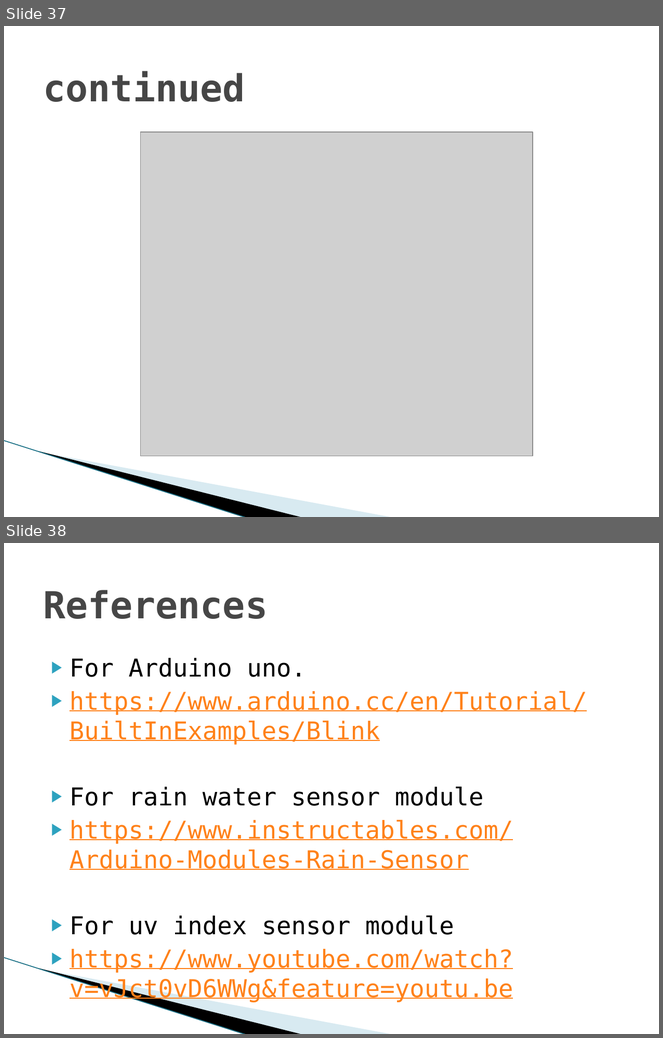
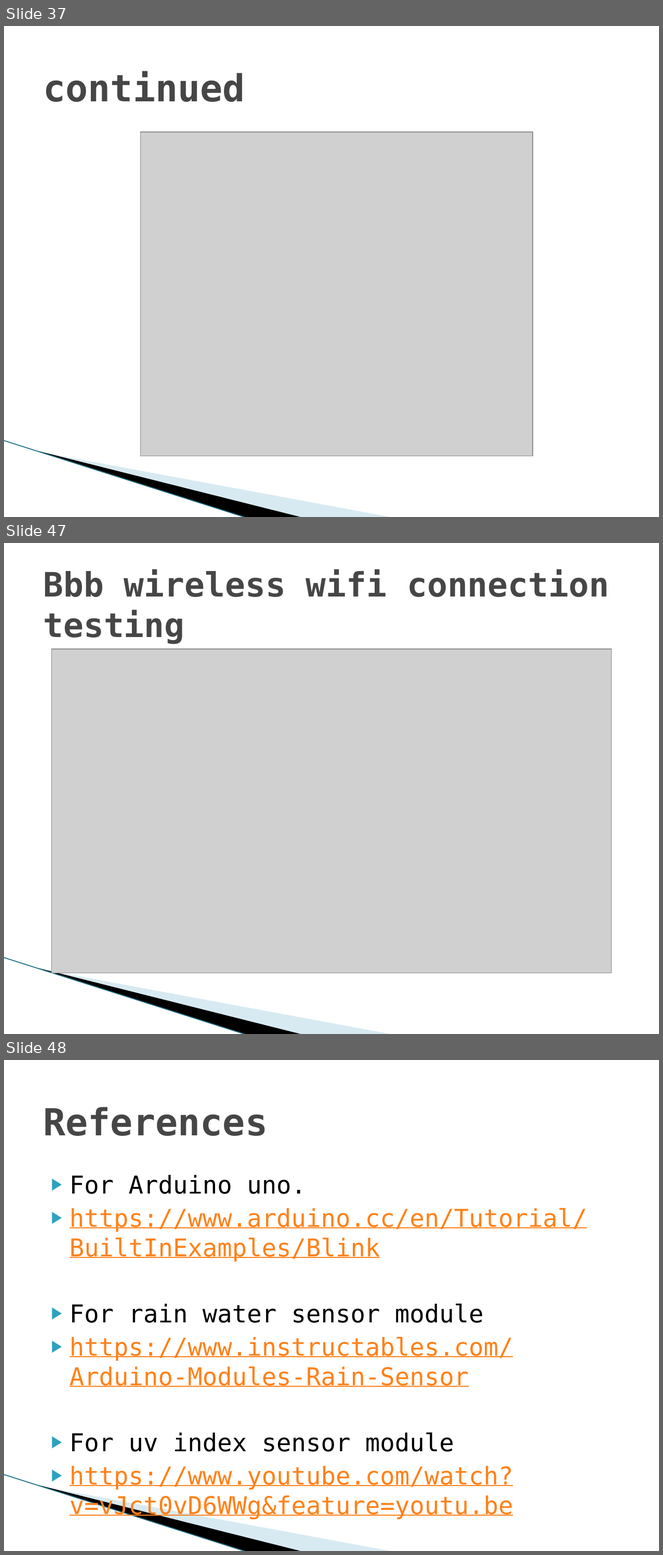
Before and after one commit to Group-1-winter-2021/ESE4009_2, a slide deck: Testing the hardware components.pptx. Shown one above the other, each under a label of ours: slides 37 and 38 before the commit, slides 37, 47 and 48 after it; the slides between them are not shown. The pictures are 663x1038 and 663x1555 pixels, drawn with LibreOffice and Linux fonts; fonts in the diff are those of the drawing; grey boxes stand for pictures; background and template pictures are left out. Boxes give left, top, right and bottom in pixels: in the first picture for what was removed or moved away, otherwise in the second. Text is boxed around its words. In the diff, an @@ line names an element or a change of style, - is before the commit and + after.

Commit message:
Add files via upload
the final file of testing the hardware components after receiving beaglebone wireless and dht11 sensor

```diff
--- a/Testing the hardware components.pptx
+++ b/Testing the hardware components.pptx
@@ slide 47 added at [4,543,659,1034], background #FFFFFF; not listed: 3 template elements that a slide beside it also shows @@
@@ title added at [43,570,609,644], 36.9 pt, text #464646, bold @@
+Bbb wireless wifi connection testing
@@ picture added at [52,649,612,974] @@
@@ what was slide 38 is now slide 48 @@
```
Also in this commit, not shown: 1 slide changed, 10 other slides added.
